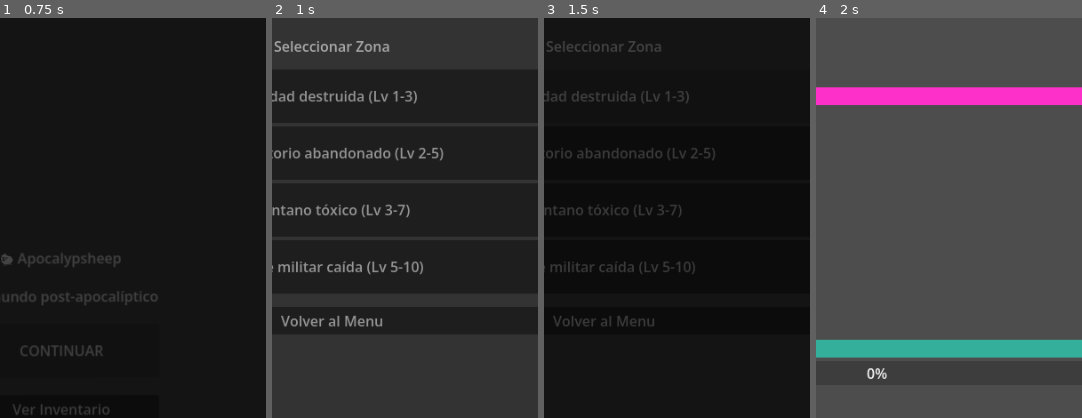
Above: before the commit, frames 1-4 (left to right).
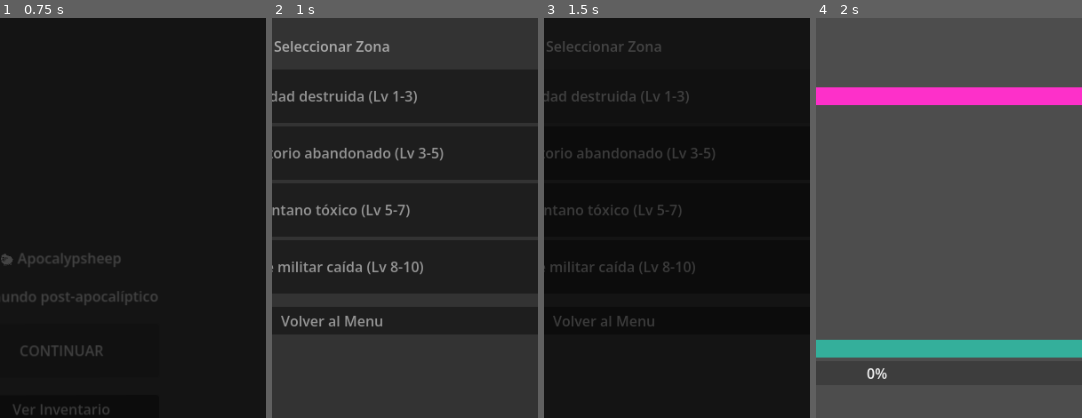
Above: after the commit, the same moments.

Repository: MirandaFrancoCBA/apocalypsheep
Game: Godot game, scene res://scenes/main_menu.tscn
The game is run twice, just before and just after one commit, with the same random seed, the same clock (stepped at 60 frames per second) and the same inputs.
Inputs:
- Up to frame 1 (0.75 s): click "CONTINUAR" at 0.5 s
- Up to frame 2 (1 s): no input
- Up to frame 3 (1.5 s): click "Ciudad destruida (Lv 1-3)" at 1.25 s
- Up to frame 4 (2 s): no input
The pictures show only the part of the screen within x 39-89%, y 0-50%; the shares and areas given below are measured in that part.

Frame 1 is identical in both runs. In frame 2, less than 0.1% of the frame differs, in the area x 42-58%, y 33-64%; in frame 3, less than 0.1%; in frame 4, nothing differs.

Commit message:
Feat: new xp calc

Diff:
--- a/data/enemies.json
+++ b/data/enemies.json
@@ -1,13 +1,58 @@
 [
-  { "id": "raider", "name": "Saqueador", "hp": 20, "damage": 5 },
-  { "id": "mutant_rat", "name": "Rata mutante", "hp": 15, "damage": 4 },
-
-  { "id": "robot", "name": "Robot defectuoso", "hp": 30, "damage": 6 },
-  { "id": "infected_scientist", "name": "Científico infectado", "hp": 25, "damage": 5 },
-
-  { "id": "toxic_slug", "name": "Babosa tóxica", "hp": 35, "damage": 6 },
-  { "id": "swamp_beast", "name": "Bestia del pantano", "hp": 40, "damage": 8 },
-
-  { "id": "elite_soldier", "name": "Soldado élite", "hp": 50, "damage": 10 },
-  { "id": "turret", "name": "Torreta automática", "hp": 45, "damage": 9 }
+  {
+    "id": "raider",
+    "name": "Saqueador",
+    "hp": 20,
+    "damage": 5,
+    "xp": 18
+  },
+  {
+    "id": "mutant_rat",
+    "name": "Rata mutante",
+    "hp": 15,
+    "damage": 4,
+    "xp": 14
+  },
+  {
+    "id": "robot",
+    "name": "Robot defectuoso",
+    "hp": 30,
+    "damage": 6,
+    "xp": 28
+  },
+  {
+    "id": "infected_scientist",
+    "name": "Científico infectado",
+    "hp": 25,
+    "damage": 5,
+    "xp": 24
+  },
+  {
+    "id": "toxic_slug",
+    "name": "Babosa tóxica",
+    "hp": 35,
+    "damage": 7,
+    "xp": 38
+  },
+  {
+    "id": "swamp_beast",
+    "name": "Bestia del pantano",
+    "hp": 42,
+    "damage": 9,
+    "xp": 46
+  },
+  {
+    "id": "elite_soldier",
+    "name": "Soldado élite",
+    "hp": 55,
+    "damage": 11,
+    "xp": 60
+  },
+  {
+    "id": "turret",
+    "name": "Torreta automática",
+    "hp": 50,
+    "damage": 10,
+    "xp": 54
+  }
 ]
--- a/data/zones.json
+++ b/data/zones.json
@@ -8,19 +8,19 @@
   {
     "id": "zone_2",
     "name": "Laboratorio abandonado",
-    "level_range": [2, 5],
+    "level_range": [3, 5],
     "enemies": ["robot", "infected_scientist"]
   },
   {
     "id": "zone_3",
     "name": "Pantano tóxico",
-    "level_range": [3, 7],
+    "level_range": [5, 7],
     "enemies": ["toxic_slug", "swamp_beast"]
   },
   {
     "id": "zone_4",
     "name": "Base militar caída",
-    "level_range": [5, 10],
+    "level_range": [8, 10],
     "enemies": ["elite_soldier", "turret"]
   }
 ]
--- a/scripts/core/enemy.gd
+++ b/scripts/core/enemy.gd
@@ -7,6 +7,7 @@
 var hp: int
 var max_hp: int
 var damage: int
+var xp: int = 10
 
 
 # 🆕 EFECTOS
@@ -21,6 +22,7 @@
 	new_enemy.hp = data.get("hp", 10)
 	new_enemy.max_hp = data.get("max_hp", new_enemy.hp)
 	new_enemy.damage = data.get("damage", 2)
+	new_enemy.xp = data.get("xp", 10)
 
 
 	return new_enemy
--- a/scripts/ui/combat_screen.gd
+++ b/scripts/ui/combat_screen.gd
@@ -352,8 +352,7 @@
 	if result == "victory":
 
 		# XP
-		xp_gained = 40
-		GameManager.add_xp(xp_gained)
+		xp_gained = enemy.xp
 
 		# LOOT
 		if _roll_drop():
@@ -616,10 +615,24 @@
 
 	target_enemy.max_hp += final_level * 5
 	target_enemy.hp = target_enemy.max_hp
+
 	target_enemy.damage += final_level * 2
 
-	print("[ENEMY] Nivel:", final_level, "HP:", target_enemy.hp, "DMG:", target_enemy.damage)
-
+	# XP escala con dificultad
+	target_enemy.xp += final_level * 6
+
+	print(
+		"[ENEMY]",
+		target_enemy.name,
+		"LV:",
+		final_level,
+		"HP:",
+		target_enemy.hp,
+		"DMG:",
+		target_enemy.damage,
+		"XP:",
+		target_enemy.xp
+	)
 
 func show_save_feedback() -> void:
 	if label_saving == null:
--- a/scripts/utils/constants.gd
+++ b/scripts/utils/constants.gd
@@ -1,5 +1,6 @@
 # scripts/utils/constants.gd
 extends Node
+
 # ─────────────────────────────────────────
 # SCENES — rutas a cada escena del juego
 # ─────────────────────────────────────────
@@ -10,38 +11,80 @@
 const SCENE_INVENTORY   = "res://scenes/inventory.tscn"
 
 # ─────────────────────────────────────────
-# GAME CONFIG
+# SAVE
 # ─────────────────────────────────────────
 const SAVE_PATH = "user://savegame.json"
 
 # ─────────────────────────────────────────
-# PLAYER DEFAULTS (stats iniciales)
+# PLAYER DEFAULTS
 # ─────────────────────────────────────────
-const PLAYER_DEFAULT_HP      = 100
-const PLAYER_DEFAULT_DAMAGE  = 10
-const PLAYER_DEFAULT_LEVEL   = 1
-const PLAYER_DEFAULT_XP      = 0
+const PLAYER_DEFAULT_HP      := 100
+const PLAYER_DEFAULT_DAMAGE  := 10
+const PLAYER_DEFAULT_LEVEL   := 1
+const PLAYER_DEFAULT_XP      := 0
+
+# ─────────────────────────────────────────
+# LEVELING / XP
+# ─────────────────────────────────────────
+const XP_BASE      := 50.0
+const XP_EXPONENT  := 1.5
+const MAX_LEVEL    := 99
+
+# XP base por nivel enemigo
+const XP_PER_ENEMY_LEVEL := 20
+
+# ─────────────────────────────────────────
+# COMBAT
+# ─────────────────────────────────────────
+const CRIT_CHANCE := 0.15
+const CRIT_MULTIPLIER := 1.75
+
+const DAMAGE_VARIATION_MIN := 0.9
+const DAMAGE_VARIATION_MAX := 1.1
+
+# ─────────────────────────────────────────
+# DEFENSE
+# ─────────────────────────────────────────
+const DEFENSE_MULTIPLIER := 0.5
+
+# ─────────────────────────────────────────
+# ENEMY SCALING
+# ─────────────────────────────────────────
+const ENEMY_HP_PER_LEVEL := 5
+const ENEMY_DAMAGE_PER_LEVEL := 2
+
+# ─────────────────────────────────────────
+# STATUS EFFECTS
+# ─────────────────────────────────────────
+const BLEED_DAMAGE := 3
+const POISON_DAMAGE := 4
+const BURN_DAMAGE := 5
+
+const STUN_CHANCE := 0.15
 
 # ─────────────────────────────────────────
 # LOOT — rarezas
 # ─────────────────────────────────────────
-const RARITY_WEIGHTS = {
+const RARITY_WEIGHTS := {
 	"common": 70,
 	"rare": 25,
 	"epic": 5
 }
+
 const RARITY_COLORS := {
 	"common": Color.WHITE,
 	"rare": Color(0.4, 0.6, 1.0),
 	"epic": Color(0.7, 0.4, 1.0)
 }
+
 const RARITY_ICONS := {
 	"common": "⚪",
 	"rare": "🔵",
 	"epic": "🟣"
 }
+
 # ─────────────────────────────────────────
-# LOOT — drop chance
+# LOOT
 # ─────────────────────────────────────────
-const LOOT_DROP_CHANCE = 60 # %
-const INVENTORY_MAX_SIZE = 10
+const LOOT_DROP_CHANCE := 60
+const INVENTORY_MAX_SIZE := 10
Not shown, added: audio/music/background_music.wav
